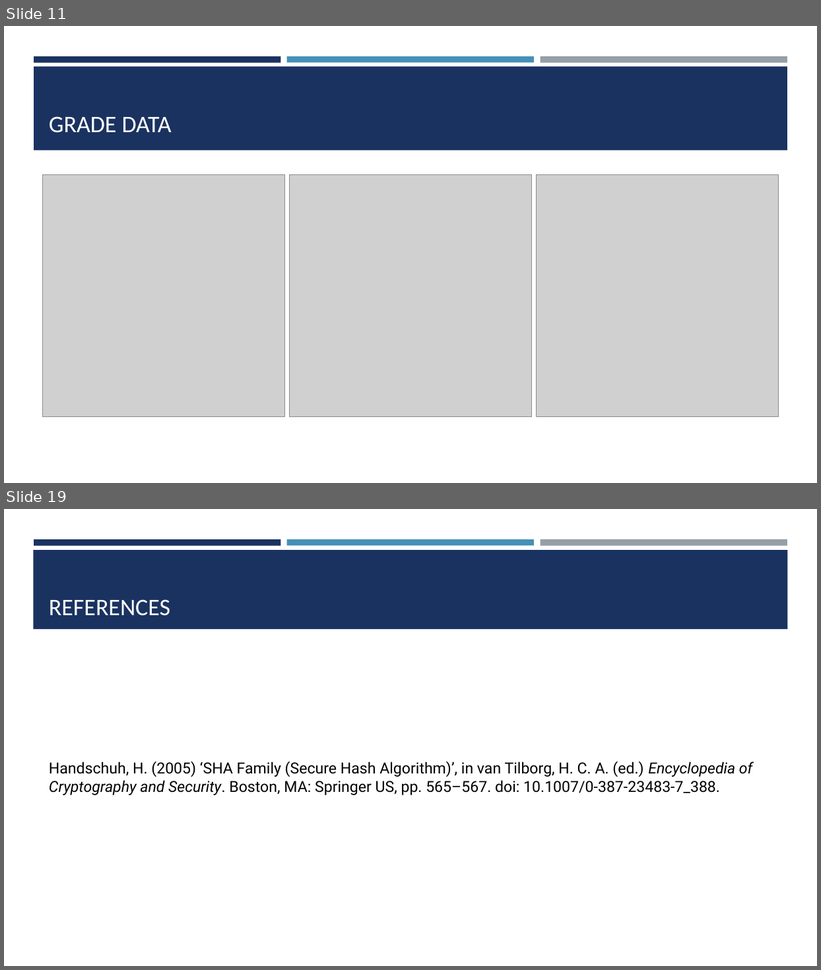
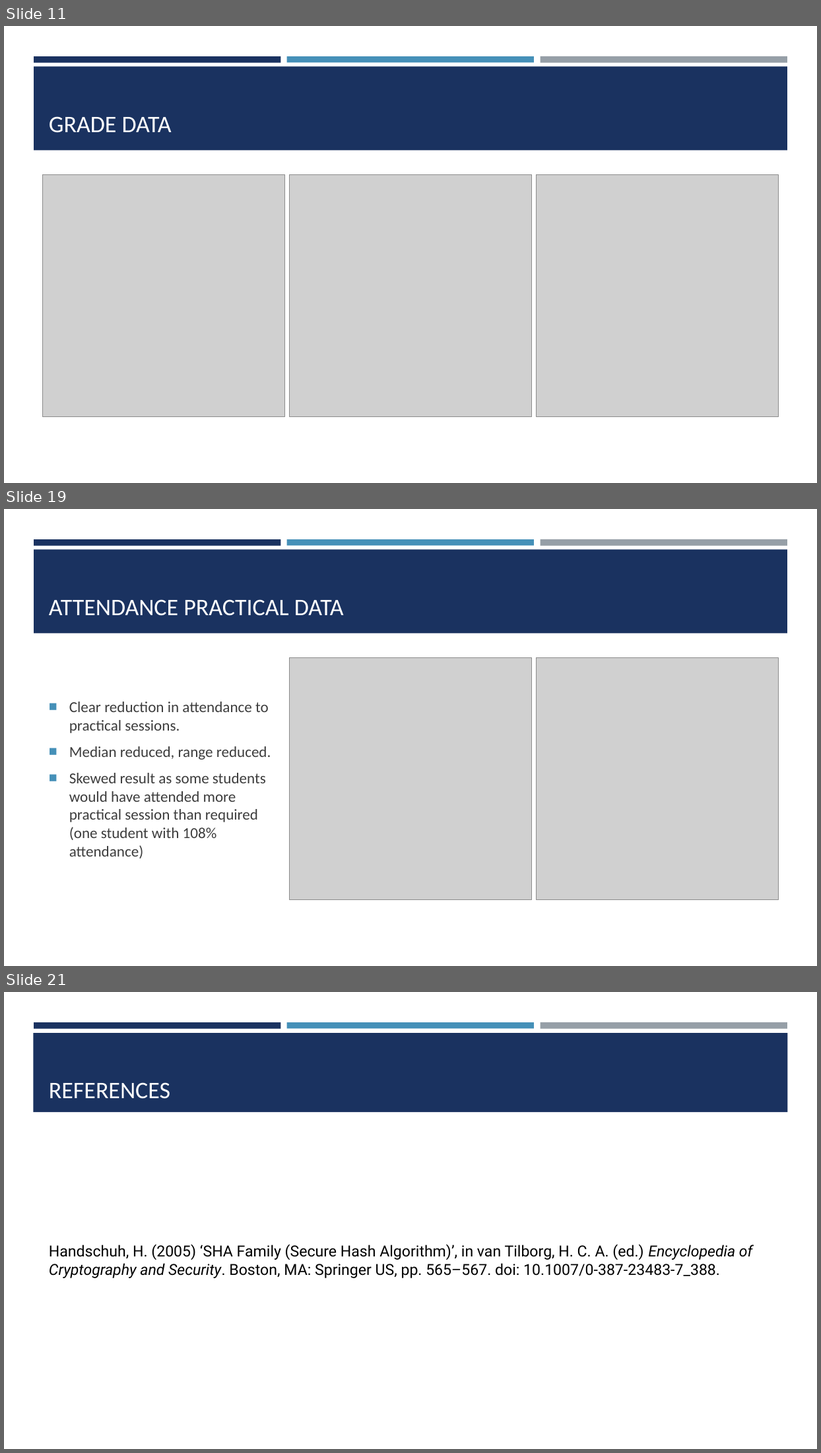
Before and after one commit to ChrisAcornleyPhD/CAP512Data, a slide deck: scripts/CAP512.pptx. Shown one above the other, each under a label of ours: slides 11 and 19 before the commit, slides 11, 19 and 21 after it; the slides between them are not shown. The pictures are 821x970 and 821x1453 pixels, drawn with LibreOffice and Linux fonts; fonts in the diff are those of the drawing; grey boxes stand for pictures. Boxes give left, top, right and bottom in pixels: in the first picture for what was removed or moved away, otherwise in the second. Text is boxed around its words. In the diff, an @@ line names an element or a change of style, - is before the commit and + after.

Commit message:
Completed section on data comparison for presentation

```diff
--- a/scripts/CAP512.pptx
+++ b/scripts/CAP512.pptx
@@ slide 19 added at [4,509,817,966], background #FFFFFF; not listed: 4 template elements that a slide beside it also shows @@
@@ title added at [49,599,344,616], 28 pt, text #FFFFFF @@
+ATTENDANCE PRACTICAL DATA
@@ picture added at [290,658,531,900] @@
@@ picture added at [536,658,778,900] @@
@@ text added at [69,702,271,859], 18 pt, text #3D3D3D @@
+■ Clear reduction in attendance to practical sessions.
+■ Median reduced, range reduced.
+■ Skewed result as some students would have attended more practical session than required (one student with 108% attendance)
@@ what was slide 19 is now slide 21 @@
```
Also in this commit, not shown: 4 slides changed, 7 other slides added, 6 slides removed.
